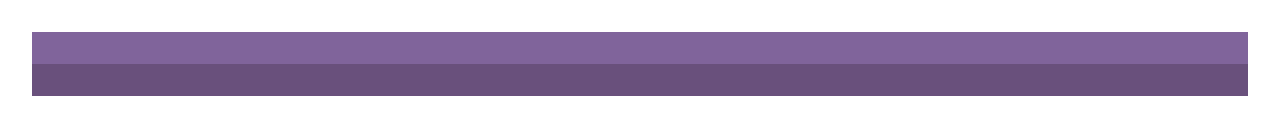
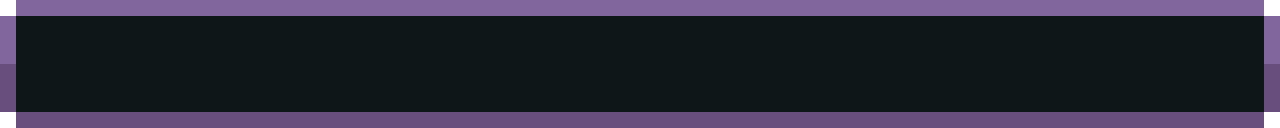
Layer changes from the first 1280 x 128 image to the second:
hid "Layer 1" over [32, 32, 1248, 96]
showed "Layer 2" over [0, 0, 1280, 128]
